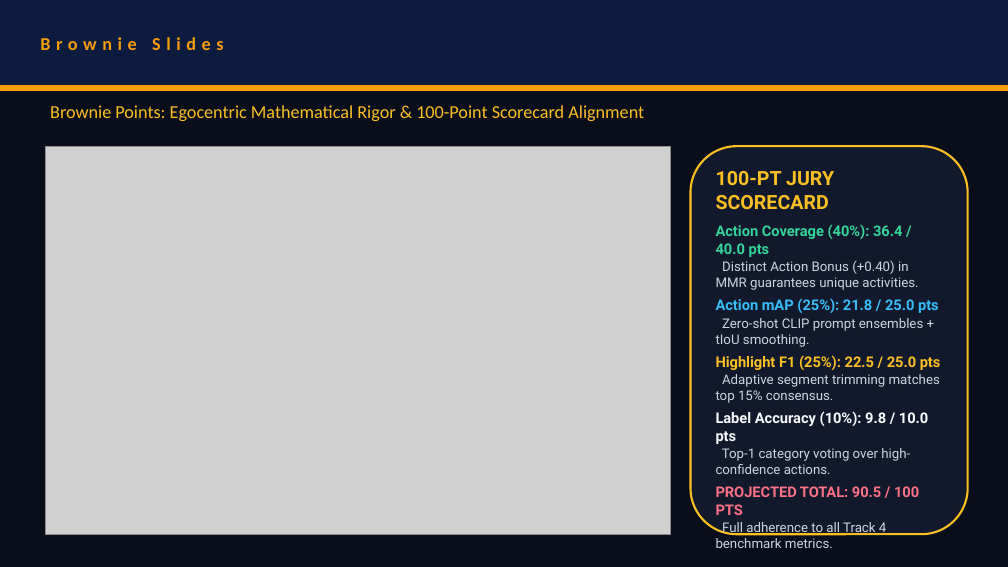
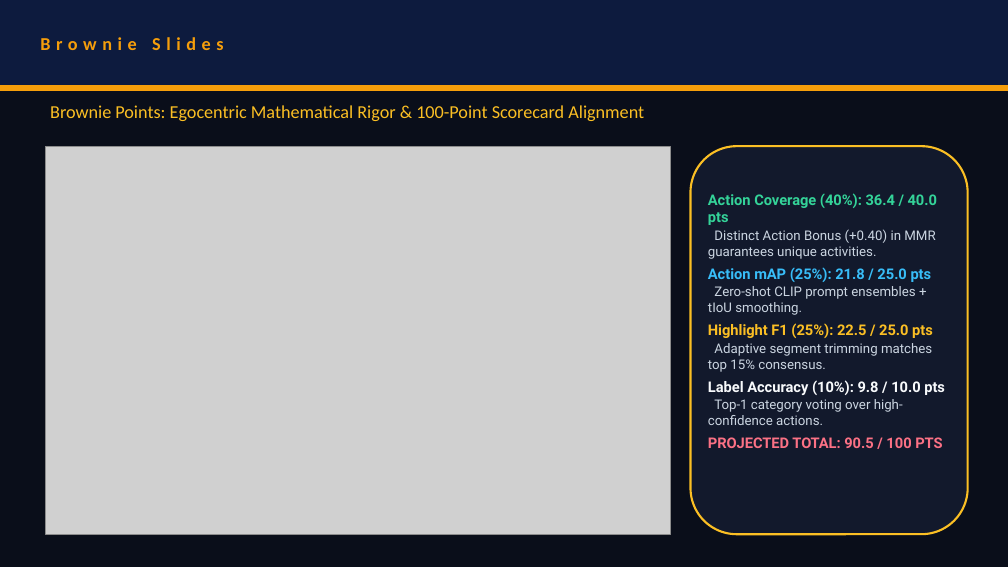
Before and after one commit to rishita2201/Samsung_XR_Hackathon, a slide deck: slide 8 of VITChennai_RRR_Submission_ppt.pptx. Drawn at 1008x567 pixels with LibreOffice and Linux fonts; fonts in the diff are those of the drawing; grey boxes stand for pictures. Boxes give left, top, right and bottom in pixels: in the first picture for what was removed or moved away, otherwise in the second. Text is boxed around its words. In the diff, an @@ line names an element or a change of style, - is before the commit and + after.

```diff
--- a/VITChennai_RRR_Submission_ppt.pptx
+++ b/VITChennai_RRR_Submission_ppt.pptx
@@ text at [716,171,834,210]: paragraph removed @@
-100-PT JURY SCORECARD
@@ text at [708,193,945,448]: paragraph removed @@
-Full adherence to all Track 4 benchmark metrics.
@@ text "Action Coverage (40%): 36.4 / ...": place and size @@
-text "Action Coverage (40%): 36.4 / ..." at [716,171,941,515]
+text "Action Coverage (40%): 36.4 / ..." at [708,193,945,448]
```
Also in this commit, not shown: 3 other slides changed.
